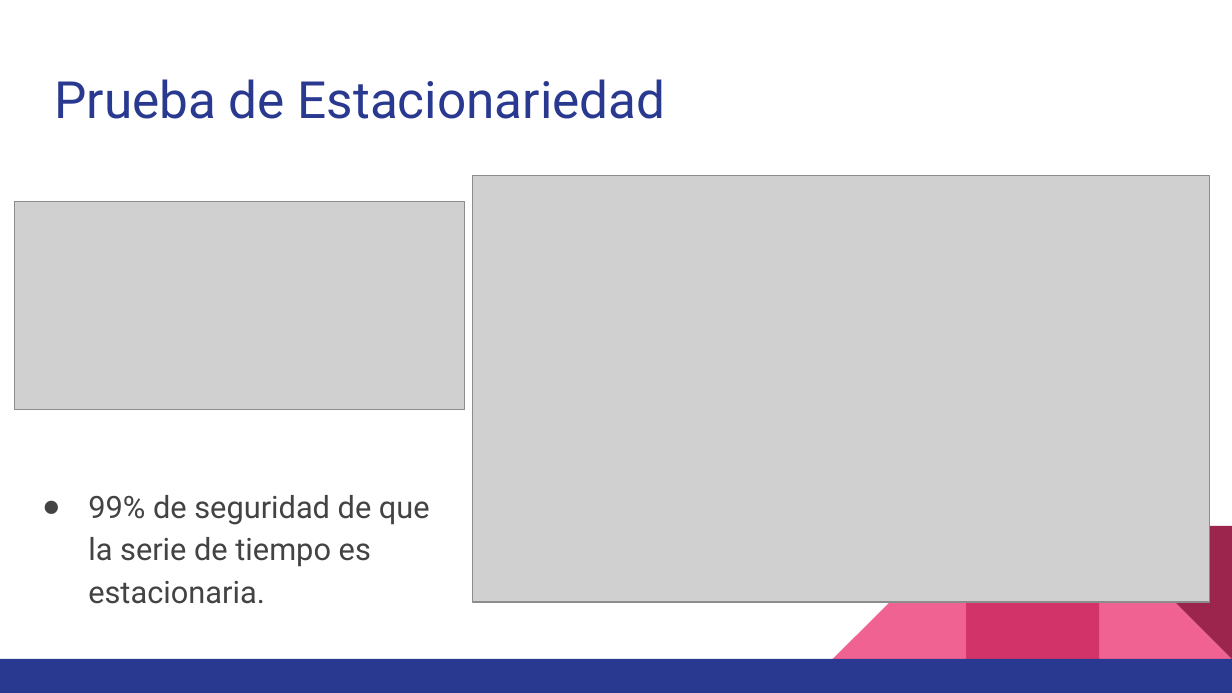
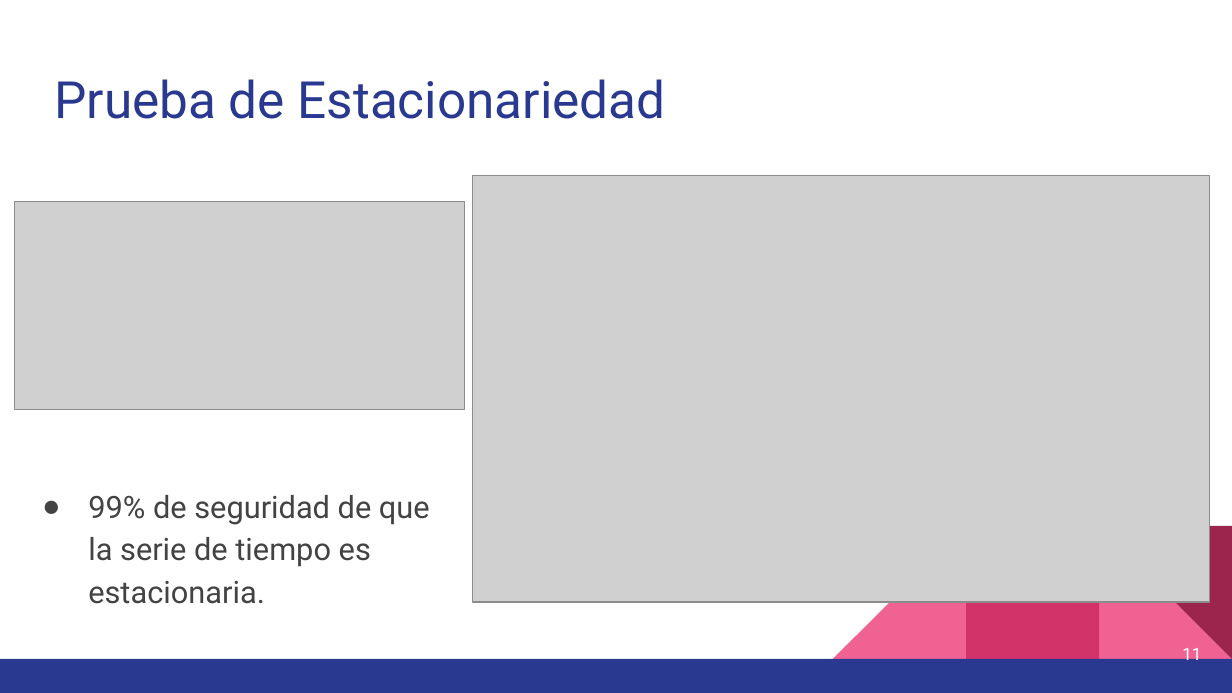
Before and after one commit to OscarAnCorzo/SimulacionMercadoAgricola, a slide deck: slide 11 of ProyFinalSimulation.pptx (slide 6 before the commit). Drawn at 1232x693 pixels with LibreOffice and Linux fonts; fonts in the diff are those of the drawing; grey boxes stand for pictures. Boxes give left, top, right and bottom in pixels: in the first picture for what was removed or moved away, otherwise in the second. Text is boxed around its words. In the diff, an @@ line names an element or a change of style, - is before the commit and + after.

```diff
--- a/ProyFinalSimulation.pptx
+++ b/ProyFinalSimulation.pptx
@@ page number added at <box>1182,648,1201,665</box>, 10 pt, text #FFFFFF @@
+11
```
Also in this commit, not shown: 15 other slides changed, 2 slides added, 2 other files.
